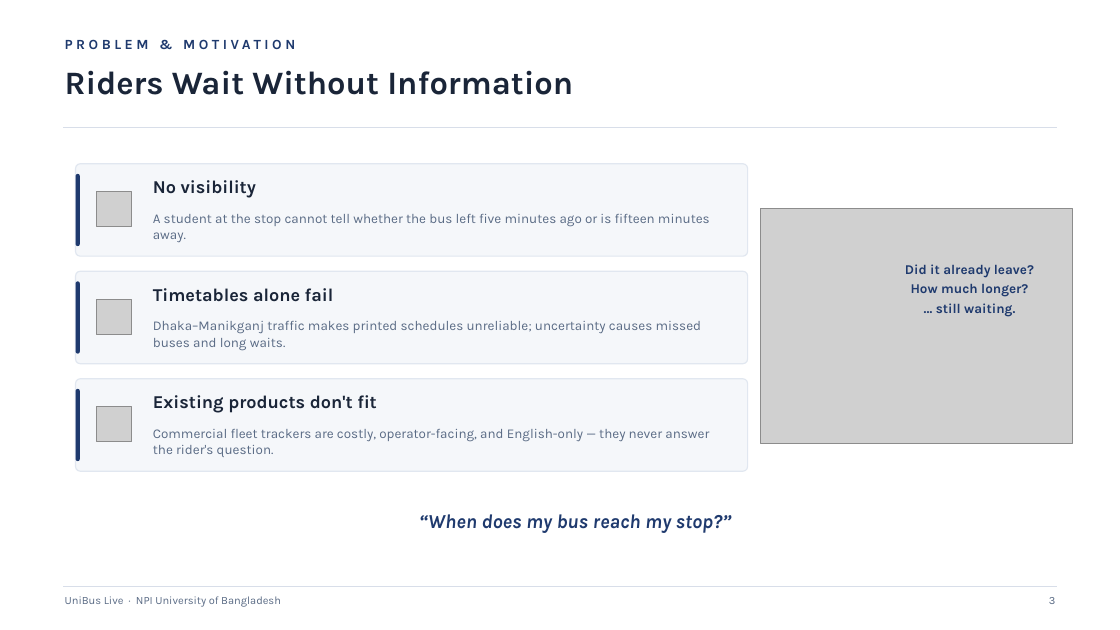
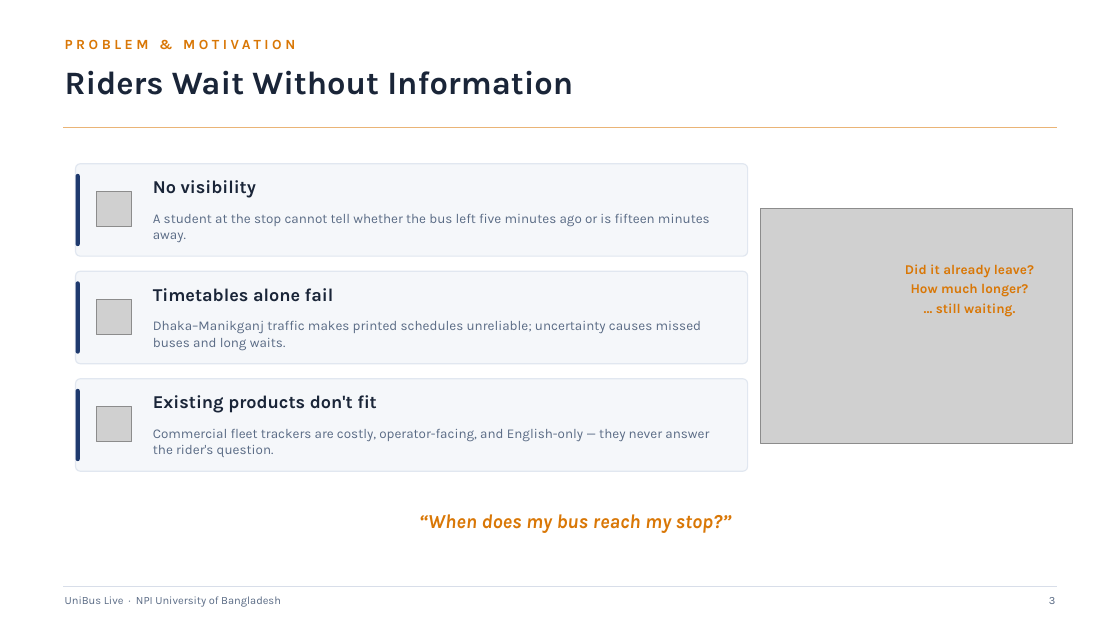
Before and after one commit to mdshishirhossain05/bus-tracking-backend, a slide deck: slide 3 of thesis/ppt/UniBus_Live_Academic_Presentation.pptx. Drawn at 1120x630 pixels with LibreOffice and Linux fonts; fonts in the diff are those of the drawing; grey boxes stand for pictures. Boxes give left, top, right and bottom in pixels: in the first picture for what was removed or moved away, otherwise in the second. Text is boxed around its words. In the diff, an @@ line names an element or a change of style, - is before the commit and + after.

```diff
--- a/thesis/ppt/UniBus_Live_Academic_Presentation.pptx
+++ b/thesis/ppt/UniBus_Live_Academic_Presentation.pptx
@@ line (63, 128) - (1057, 128): stroke #D8DEE9 1.2 pt to #EAB476 1.2 pt @@
@@ text colour #1F3A6E to #D97706 in 3 elements at (65, 39, 295, 49), (905, 264, 1034, 317), (419, 514, 732, 533) @@
```
Also in this commit, not shown: 18 other slides changed.
